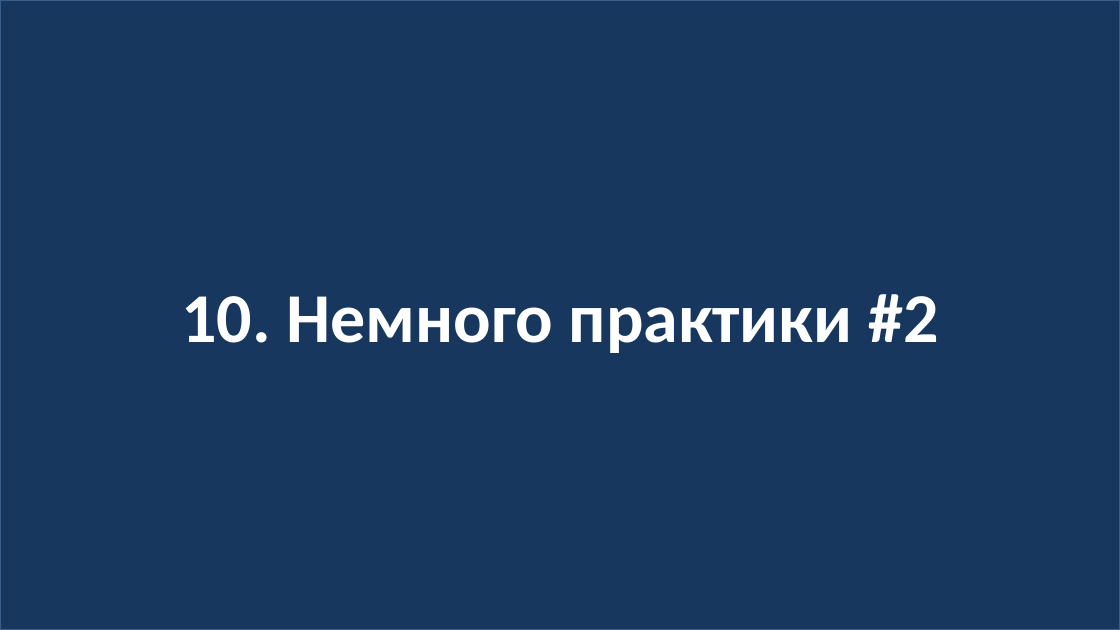
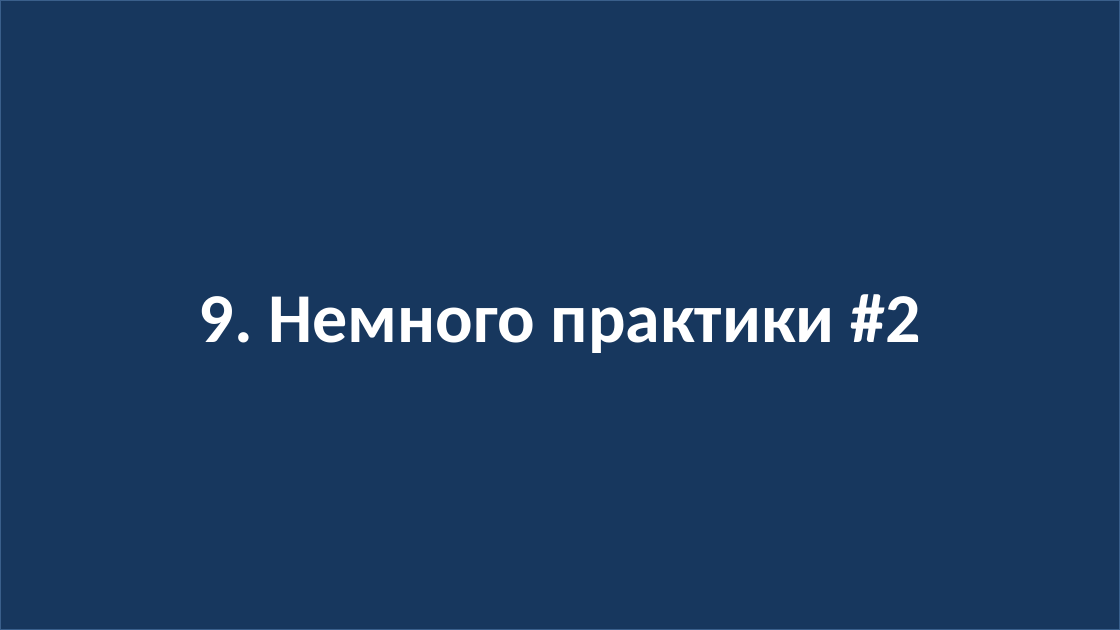
Before and after one commit to web51-ortdnipro/lesson18, a slide deck: slide 22 of lesson18.pptx (slide 24 before the commit). Drawn at 1120x630 pixels with LibreOffice and Linux fonts; fonts in the diff are those of the drawing. Boxes give left, top, right and bottom in pixels: in the first picture for what was removed or moved away, otherwise in the second. Text is boxed around its words. In the diff, an @@ line names an element or a change of style, - is before the commit and + after.

```diff
--- a/lesson18.pptx
+++ b/lesson18.pptx
@@ text in rectangle at (x1=199, y1=294, x2=921, y2=353): text changed @@
-10. Немного практики #2
+9. Немного практики #2
```
Also in this commit, not shown: 1 other slide changed, 2 slides removed, 1 other file.
